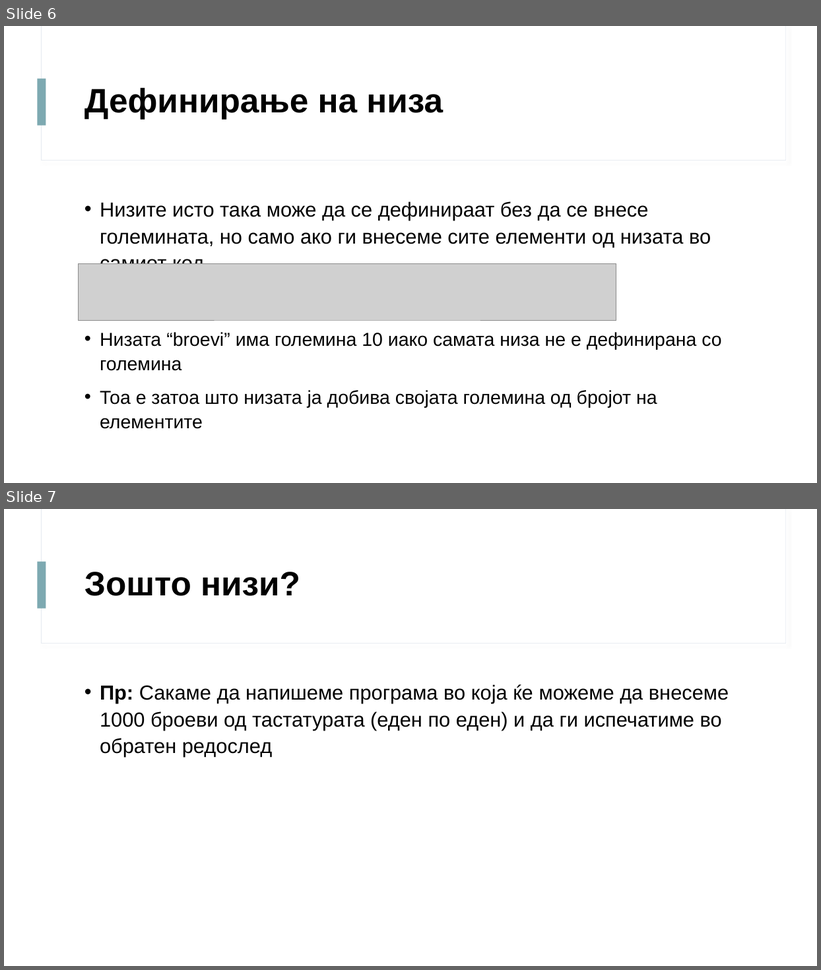
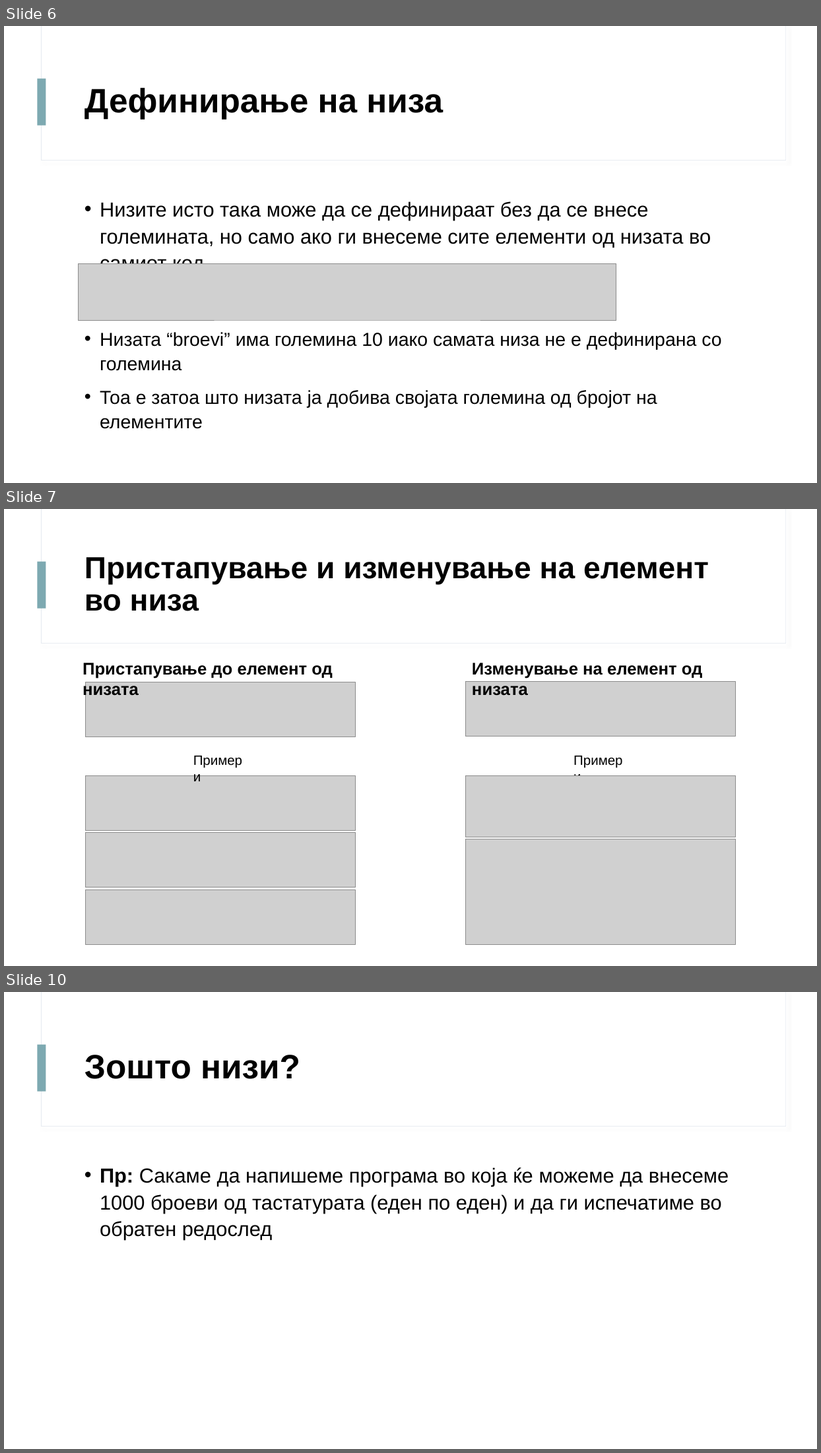
Before and after one commit to davidanastasov/Programski, a slide deck: Nizi/Prezentacija/Nizi.pptx. Shown one above the other, each under a label of ours: slides 6 and 7 before the commit, slides 6, 7 and 10 after it; the slides between them are not shown. The pictures are 821x970 and 821x1453 pixels, drawn with LibreOffice and Linux fonts; fonts in the diff are those of the drawing; grey boxes stand for pictures. Boxes give left, top, right and bottom in pixels: in the first picture for what was removed or moved away, otherwise in the second. Text is boxed around its words. In the diff, an @@ line names an element or a change of style, - is before the commit and + after.

```diff
--- a/Nizi/Prezentacija/Nizi.pptx
+++ b/Nizi/Prezentacija/Nizi.pptx
@@ slide 7 added at (4, 509, 817, 966), background #FFFFFF; not listed: 3 template elements that a slide beside it also shows @@
@@ title added at (85, 557, 709, 611), 36 pt, text #000000, bold @@
+Пристапување и изменување на елемент во низа
@@ text added at (83, 663, 333, 699), 20 pt, text #000000, bold @@
+Пристапување до елемент од низата
@@ text added at (472, 663, 703, 696), 20 pt, text #000000, bold @@
+Изменување на елемент од низата
@@ picture added at (86, 682, 355, 737) @@
@@ picture added at (467, 682, 736, 737) @@
@@ text added at (187, 749, 253, 772), 16 pt, text #000000 @@
+Примери
@@ text added at (568, 749, 634, 772), 16 pt, text #000000 @@
+Примери
@@ picture added at (86, 776, 355, 831) @@
@@ picture added at (467, 776, 736, 837) @@
@@ picture added at (86, 833, 355, 888) @@
@@ picture added at (467, 840, 736, 945) @@
@@ picture added at (86, 890, 355, 945) @@
@@ what was slide 7 is now slide 10 @@
```
Also in this commit, not shown: 1 slide changed, 3 other slides added, 3 other files.
